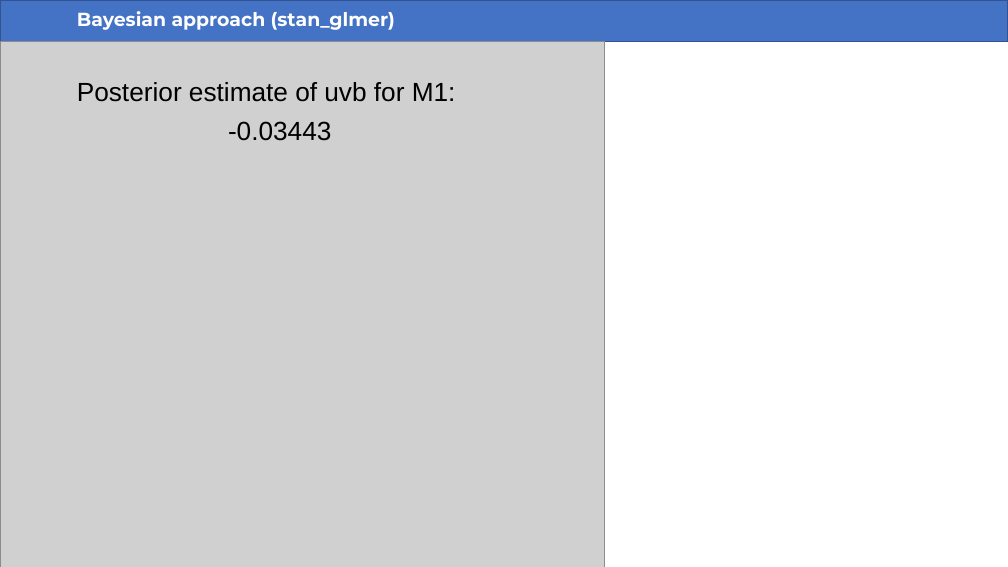
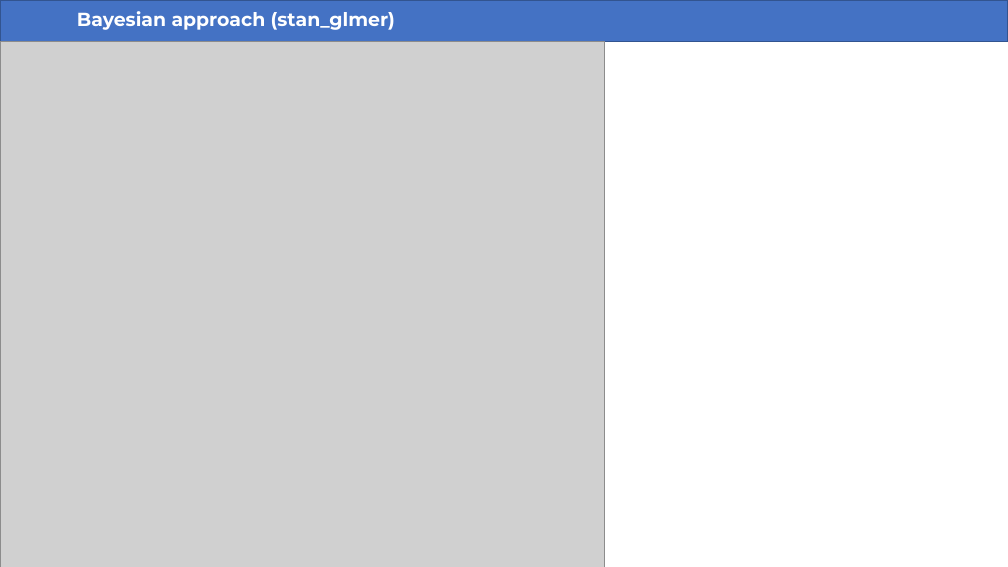
Before and after one commit to saraserafino/UVB-exposure-on-melanoma-mortality, a slide deck: slide 18 of UVB-exposure-on-melanoma-mortality.pptx. Drawn at 1008x567 pixels with LibreOffice and Linux fonts; fonts in the diff are those of the drawing; grey boxes stand for pictures. Boxes give left, top, right and bottom in pixels: in the first picture for what was removed or moved away, otherwise in the second. Text is boxed around its words. In the diff, an @@ line names an element or a change of style, - is before the commit and + after.

```diff
--- a/UVB-exposure-on-melanoma-mortality.pptx
+++ b/UVB-exposure-on-melanoma-mortality.pptx
@@ text removed at [77,82,456,141] @@
-Posterior estimate of uvb for M1:
--0.03443
```
Also in this commit, not shown: 7 other slides changed, 8 other files.
